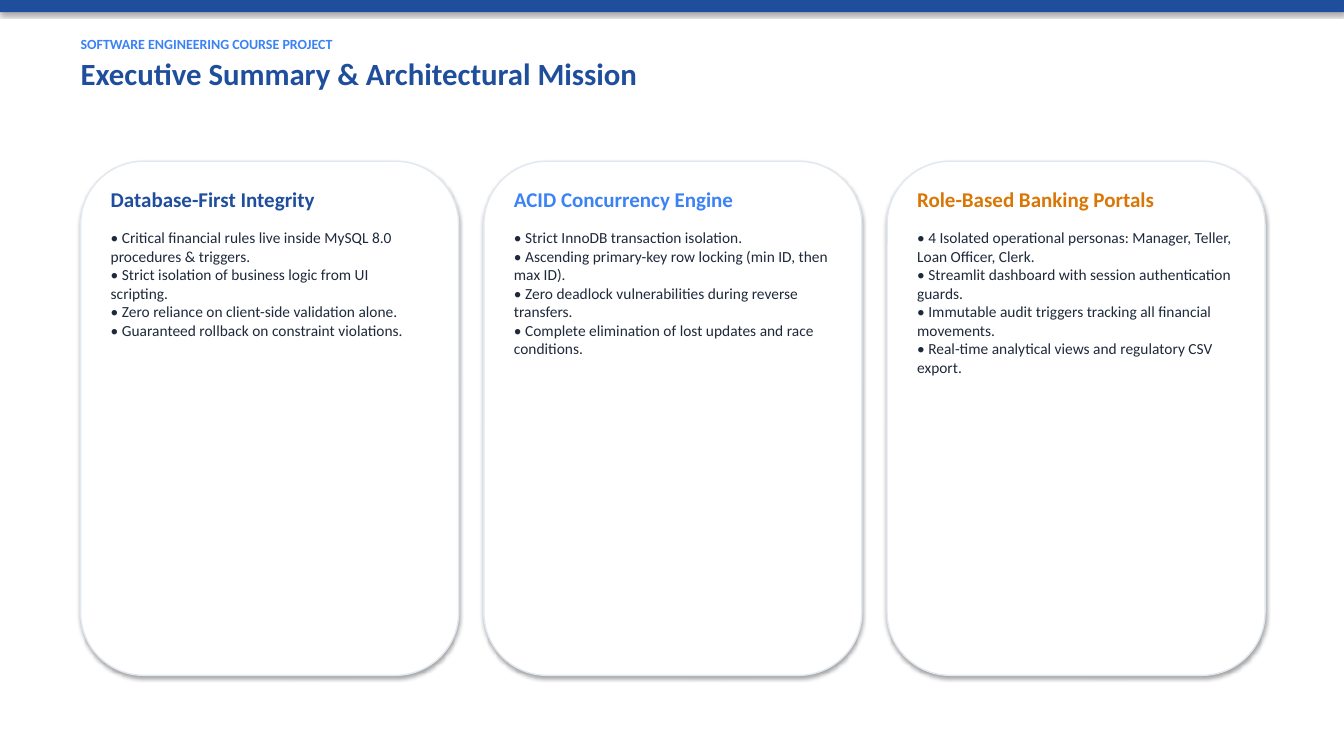
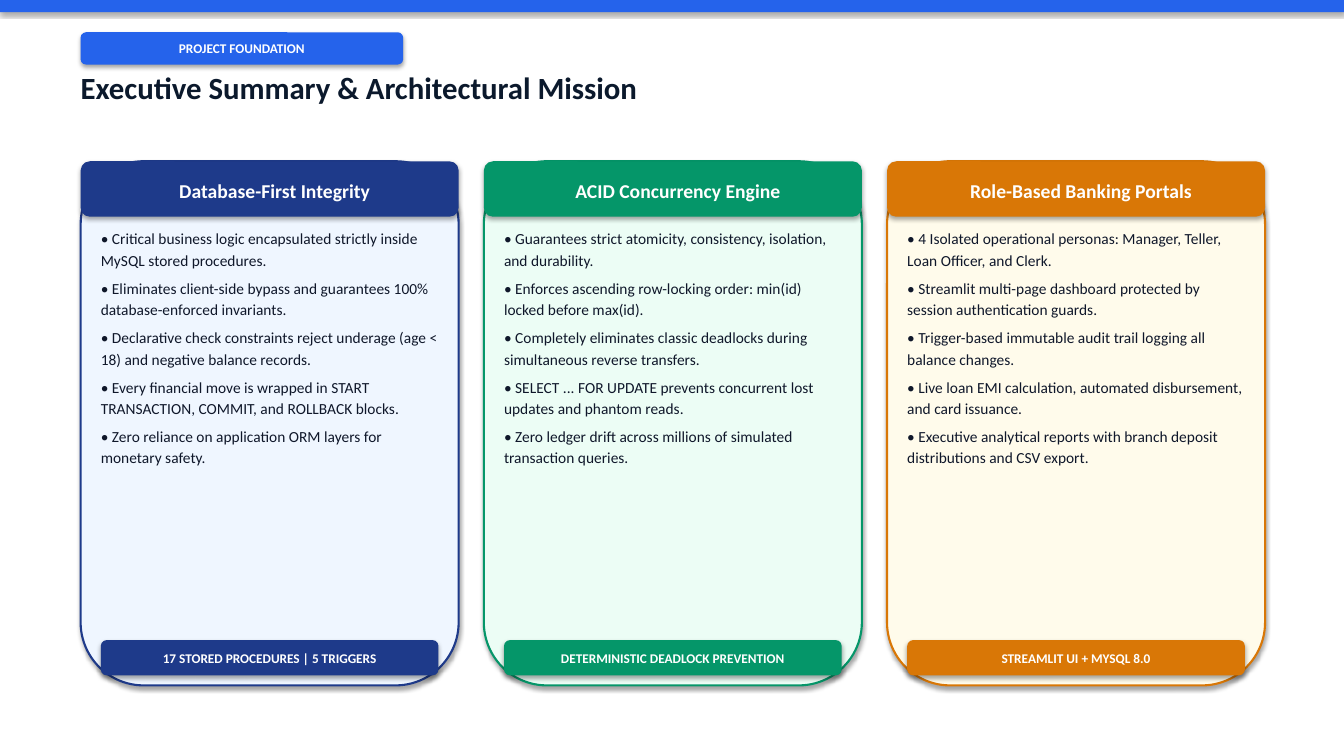
Before and after one commit to shreyasghatekar1-prog/Database-Management-System-Course-Project, a slide deck: slide 2 of Bank_Management_System_Software_Engineering_Presentation.pptx. Drawn at 1344x756 pixels with LibreOffice and Linux fonts; fonts in the diff are those of the drawing. Boxes give left, top, right and bottom in pixels: in the first picture for what was removed or moved away, otherwise in the second. Text is boxed around its words. In the diff, an @@ line names an element or a change of style, - is before the commit and + after.

```diff
--- a/Bank_Management_System_Software_Engineering_Presentation.pptx
+++ b/Bank_Management_System_Software_Engineering_Presentation.pptx
@@ rectangle at bbox=[0, 0, 1344, 12]: fill #1F4E9C to #2563EB @@
@@ text at bbox=[81, 40, 333, 49]: paragraph removed @@
-SOFTWARE ENGINEERING COURSE PROJECT
@@ rounded rectangle added at bbox=[81, 32, 403, 65], fill #2563EB, 9.5 pt, text #FFFFFF, bold @@
+PROJECT FOUNDATION
@@ text "Executive Summary & Architectural Mission": place and size @@
-text "Executive Summary & Architectural Mission" at bbox=[81, 40, 637, 90]
+text "Executive Summary & Architectural Mission" at bbox=[81, 77, 637, 104]
@@ text "Executive Summary & Architectural Mission" at bbox=[81, 77, 637, 104]: text colour #1F4E9C to #0B192C; less space between paragraphs @@
@@ rounded rectangle: place and size @@
-rounded rectangle at bbox=[81, 161, 459, 676]
+rounded rectangle at bbox=[81, 161, 459, 686]
@@ rounded rectangle at bbox=[81, 161, 459, 686]: fill #FFFFFF to #EFF6FF; outline #E2E8F0 1 pt to #1E3A8A 1.5 pt @@
@@ rounded rectangle added at bbox=[81, 161, 459, 217], fill #1E3A8A, 14 pt, text #FFFFFF, bold @@
+Database-First Integrity
@@ rounded rectangle: place and size @@
-rounded rectangle at bbox=[484, 161, 862, 676]
+rounded rectangle at bbox=[484, 161, 862, 686]
@@ rounded rectangle at bbox=[484, 161, 862, 686]: fill #FFFFFF to #ECFDF5; outline #E2E8F0 1 pt to #059669 1.5 pt @@
@@ rounded rectangle added at bbox=[484, 161, 862, 217], fill #059669, 14 pt, text #FFFFFF, bold @@
+ACID Concurrency Engine
@@ rounded rectangle: place and size @@
-rounded rectangle at bbox=[887, 161, 1265, 676]
+rounded rectangle at bbox=[887, 161, 1265, 686]
@@ rounded rectangle at bbox=[887, 161, 1265, 686]: fill #FFFFFF to #FFFBEB; outline #E2E8F0 1 pt to #D97706 1.5 pt @@
@@ rounded rectangle added at bbox=[887, 161, 1265, 217], fill #D97706, 14 pt, text #FFFFFF, bold @@
+Role-Based Banking Portals
@@ text removed at bbox=[111, 192, 402, 336] @@
-Database-First Integrity
-• Critical financial rules live inside MySQL 8.0 procedures & triggers.
-• Strict isolation of business logic from UI scripting.
-• Zero reliance on client-side validation alone.
-• Guaranteed rollback on constraint violations.
@@ text added at bbox=[101, 233, 428, 466], 11 pt, text #0F172A @@
+• Critical business logic encapsulated strictly inside MySQL stored procedures.
+• Eliminates client-side bypass and guarantees 100% database-enforced invariants.
+• Declarative check constraints reject underage (age < 18) and negative balance records.
+• Every financial move is wrapped in START TRANSACTION, COMMIT, and ROLLBACK blocks.
+• Zero reliance on application ORM layers for monetary safety.
@@ text at bbox=[504, 233, 826, 466]: text changed; text colour #1E293B to #0F172A @@
-ACID Concurrency Engine
-• Strict InnoDB transaction isolation.
-• Ascending primary-key row locking (min ID, then max ID).
-• Zero deadlock vulnerabilities during reverse transfers.
-• Complete elimination of lost updates and race conditions.
+• Guarantees strict atomicity, consistency, isolation, and durability.
+• Enforces ascending row-locking order: min(id) locked before max(id).
+• Completely eliminates classic deadlocks during simultaneous reverse transfers.
+• SELECT ... FOR UPDATE prevents concurrent lost updates and phantom reads.
+• Zero ledger drift across millions of simulated transaction queries.
@@ text at bbox=[907, 233, 1243, 466]: text changed; text colour #1E293B to #0F172A @@
-Role-Based Banking Portals
-• 4 Isolated operational personas: Manager, Teller, Loan Officer, Clerk.
-• Streamlit dashboard with session authentication guards.
-• Immutable audit triggers tracking all financial movements.
-• Real-time analytical views and regulatory CSV export.
+• 4 Isolated operational personas: Manager, Teller, Loan Officer, and Clerk.
+• Streamlit multi-page dashboard protected by session authentication guards.
+• Trigger-based immutable audit trail logging all balance changes.
+• Live loan EMI calculation, automated disbursement, and card issuance.
+• Executive analytical reports with branch deposit distributions and CSV export.
@@ rounded rectangle added at bbox=[101, 640, 439, 676], fill #1E3A8A, 9.5 pt, text #FFFFFF, bold @@
+17 STORED PROCEDURES | 5 TRIGGERS
@@ rounded rectangle added at bbox=[504, 640, 842, 676], fill #059669, 9.5 pt, text #FFFFFF, bold @@
+DETERMINISTIC DEADLOCK PREVENTION
@@ rounded rectangle added at bbox=[907, 640, 1245, 676], fill #D97706, 9.5 pt, text #FFFFFF, bold @@
+STREAMLIT UI + MYSQL 8.0
```
Also in this commit, not shown: 26 other slides changed, 2 slides added, 2 slides removed, 1 other file.
